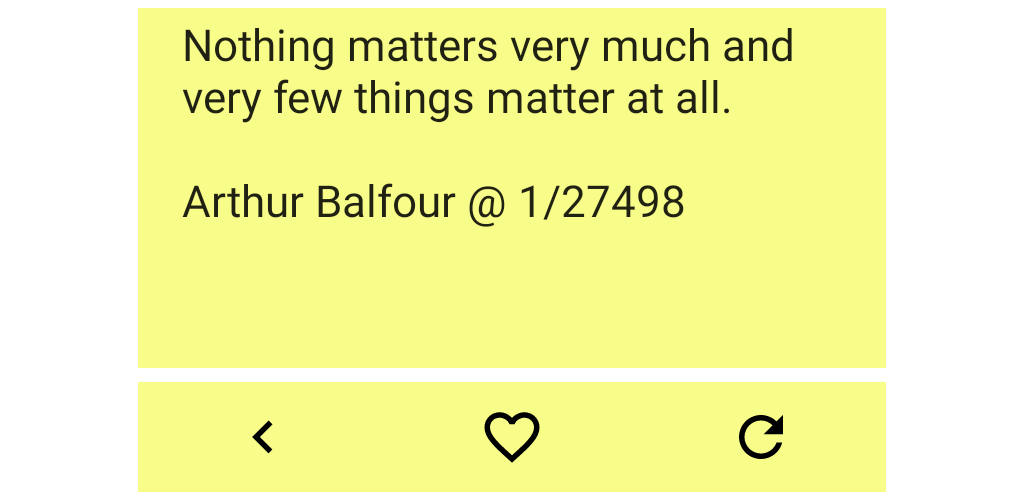
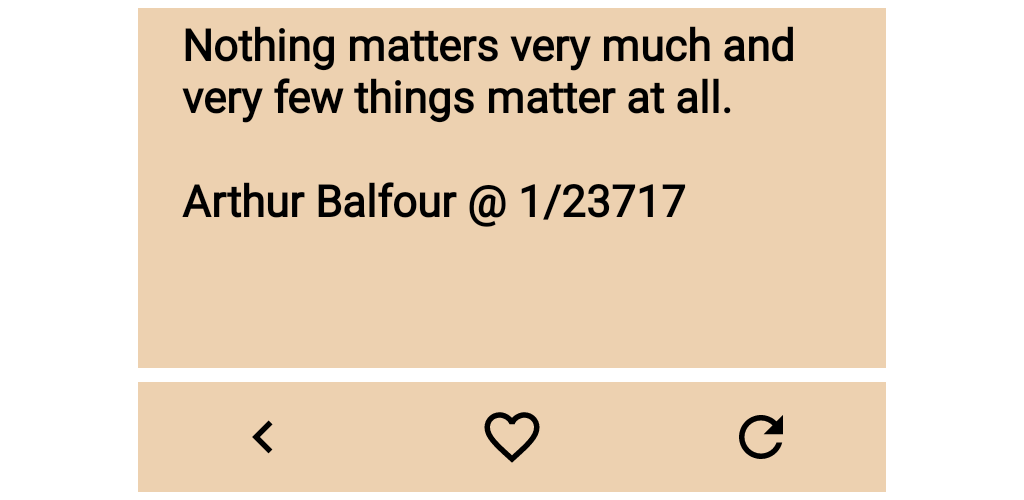
Layers edited between the first and the second 1024 x 500 image:
renamed "example_appwidget_preview.png" to "example_appwidget_preview.png #1", painted on it over (x1=138, y1=8, x2=886, y2=492)
